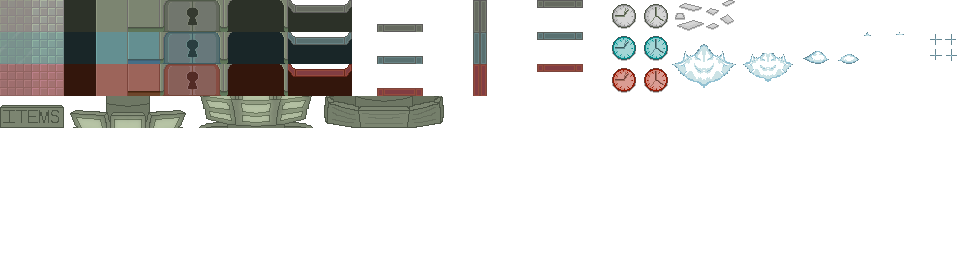
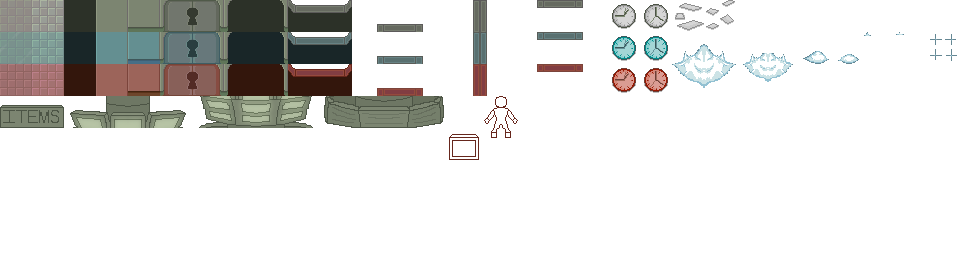
Comparing the layer stacks of the two 960×256 images. Changes:
renamed "Layer 9" to "All Tiles", painted on it over [449, 96, 518, 160]
renamed "Layer 8" to "Statue Top", painted on it over [449, 96, 518, 138]
